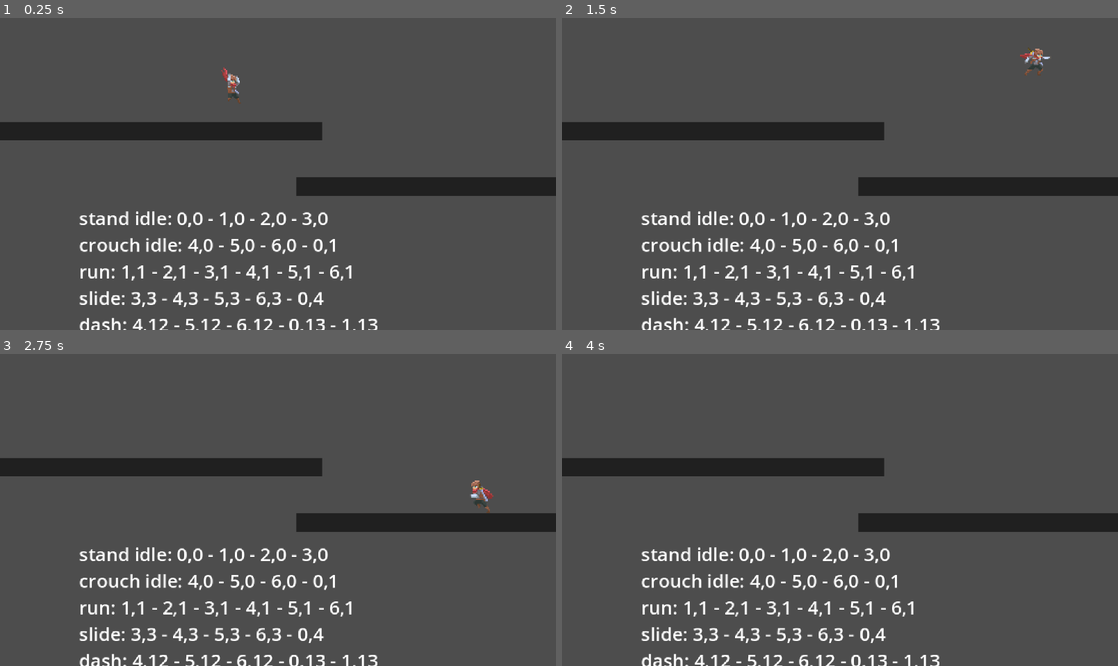
Above: before the commit, frames 1-4 (two rows, left to right).
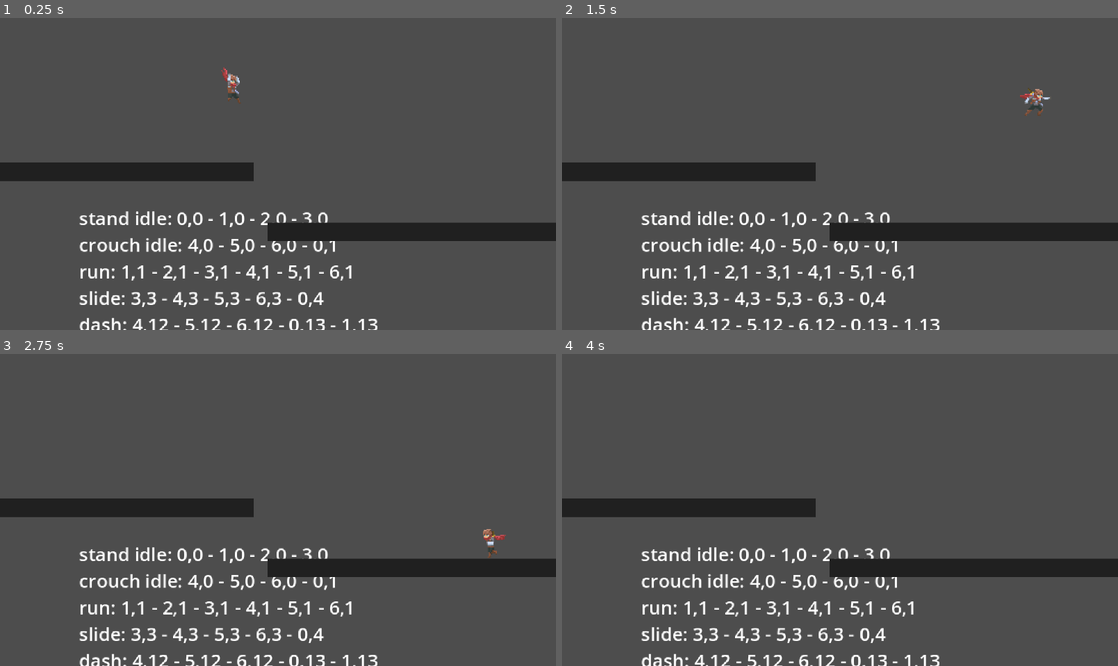
Above: after the commit, the same moments.

Repository: snowbillr/ninja-game
Game: Godot game, scene res://main.tscn
Two runs of this game, one before a commit and one after it. Both use one fixed random seed, a clock stepped at 60 frames per second and the inputs below.
Inputs:
- Up to frame 1 (0.25 s): no input
- Up to frame 2 (1.5 s): hold Right (move_right) from 0.53 s (still down); tap Shift (dash) at 0.6, 1.35 s; tap Up (jump) at 0.77 s
- Up to frame 3 (2.75 s): tap Up (jump) at 1.52 s; release Right (move_right) at 2.03 s; hold Left (move_left) from 2.03 s (still down); tap Shift (dash) at 2.1 s
- Up to frame 4 (4 s): release Left (move_left) at 2.78 s; hold Right (move_right) from 2.78 s (still down); tap Shift (dash) at 2.85, 3.6 s; tap Up (jump) at 3.02, 3.77 s; tap Enter at 3.5 s

The runs differ from the first frame. In frame 1, 12% of the frame differs, in the area x 0-100%, y 33-72%; in frame 2, 12%, in the area x 0-100%, y 9-72%; in frame 3, 12%; in frame 4, 12%.

Commit message:
rearrange floors

Diff:
--- a/main.tscn
+++ b/main.tscn
@@ -301,7 +301,7 @@
 texture = ExtResource("4_1bvp3")
 
 [node name="Floor" type="StaticBody2D" parent="."]
-position = Vector2(194, 6)
+position = Vector2(135, 41)
 metadata/_edit_group_ = true
 
 [node name="CollisionShape2D" type="CollisionShape2D" parent="Floor"]
@@ -315,7 +315,7 @@
 polygon = PackedVector2Array(0, 0, 100, 0, 100, 100, 0, 100)
 
 [node name="Floor2" type="StaticBody2D" parent="."]
-position = Vector2(617, 54)
+position = Vector2(592, 93)
 metadata/_edit_group_ = true
 
 [node name="CollisionShape2D" type="CollisionShape2D" parent="Floor2"]
